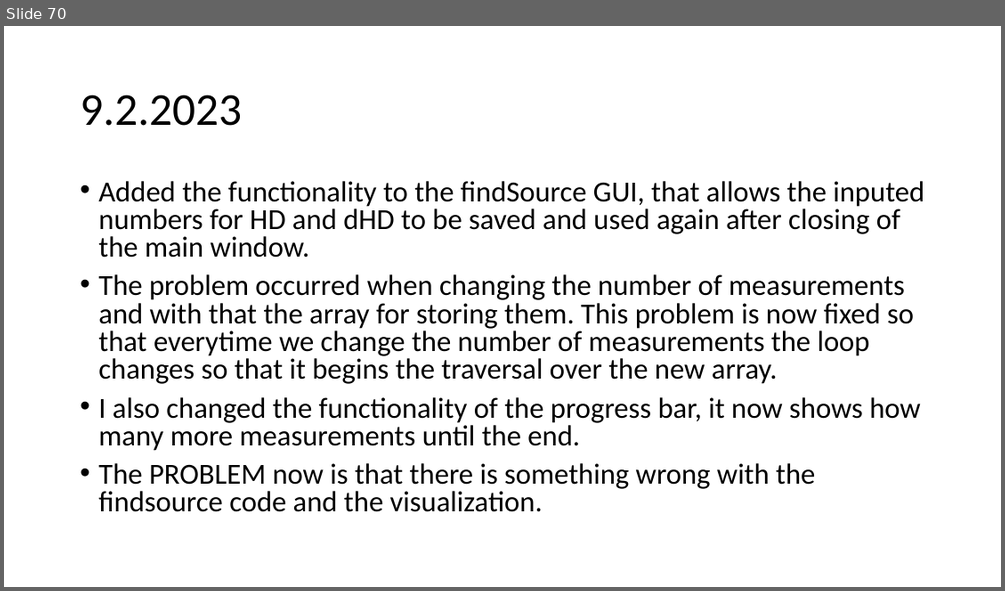
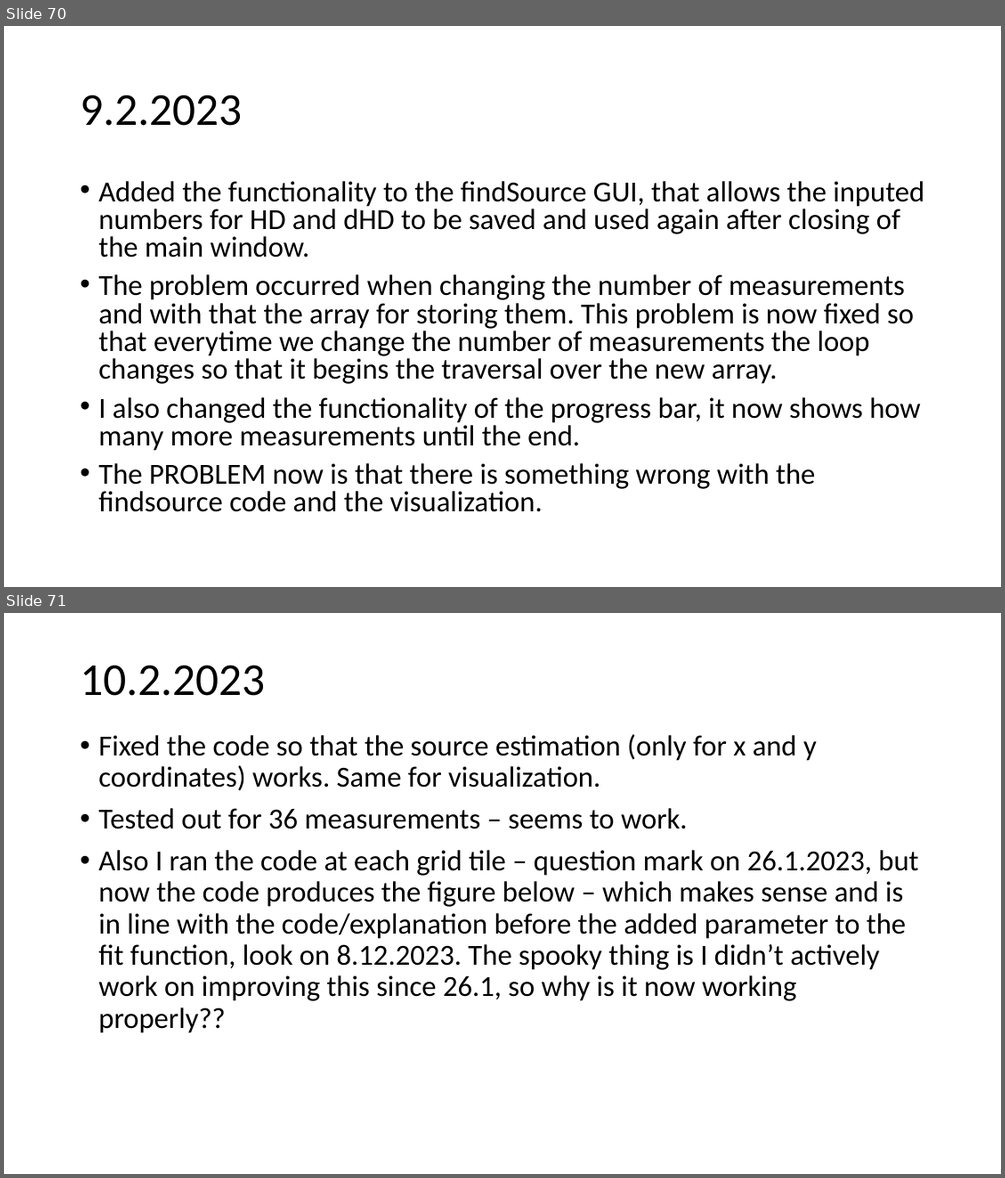
Before and after one commit to urhtrinko/DroneRadioactivity_student_job, a slide deck: reports/work_diary.pptx. Shown one above the other, each under a label of ours: slide 70 before the commit, slides 70 and 71 after it. The pictures are 1005x591 and 1005x1178 pixels, drawn with LibreOffice and Linux fonts; fonts in the diff are those of the drawing. Boxes give left, top, right and bottom in pixels: in the first picture for what was removed or moved away, otherwise in the second. Text is boxed around its words. In the diff, an @@ line names an element or a change of style, - is before the commit and + after.

```diff
--- a/reports/work_diary.pptx
+++ b/reports/work_diary.pptx
@@ slide 71 added at [4, 613, 1001, 1174], background #FFFFFF @@
@@ title added at [80, 665, 265, 696], 44 pt, text #000000 @@
+10.2.2023
@@ text added at [98, 734, 918, 1033], 28 pt, text #000000 @@
+• Fixed the code so that the source estimation (only for x and y coordinates) works. Same for visualization.
+• Tested out for 36 measurements – seems to work.
+• Also I ran the code at each grid tile – question mark on 26.1.2023, but now the code produces the figure below – which makes sense and is in line with the code/explanation before the added parameter to the fit function, look on 8.12.2023. The spooky thing is I didn’t actively work on improving this since 26.1, so why is it now working properly??
```
Also in this commit, not shown: 1 other slide added.
